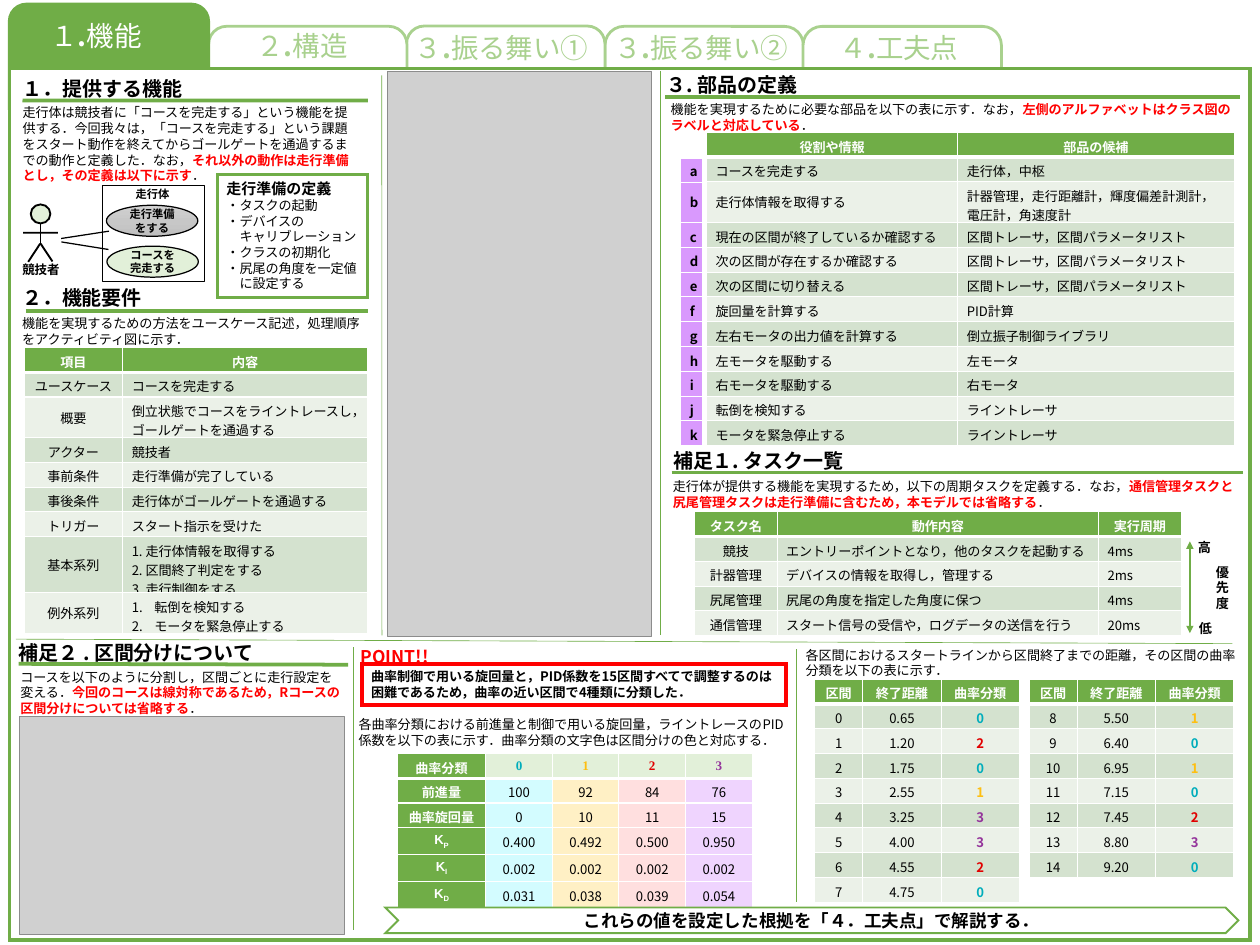
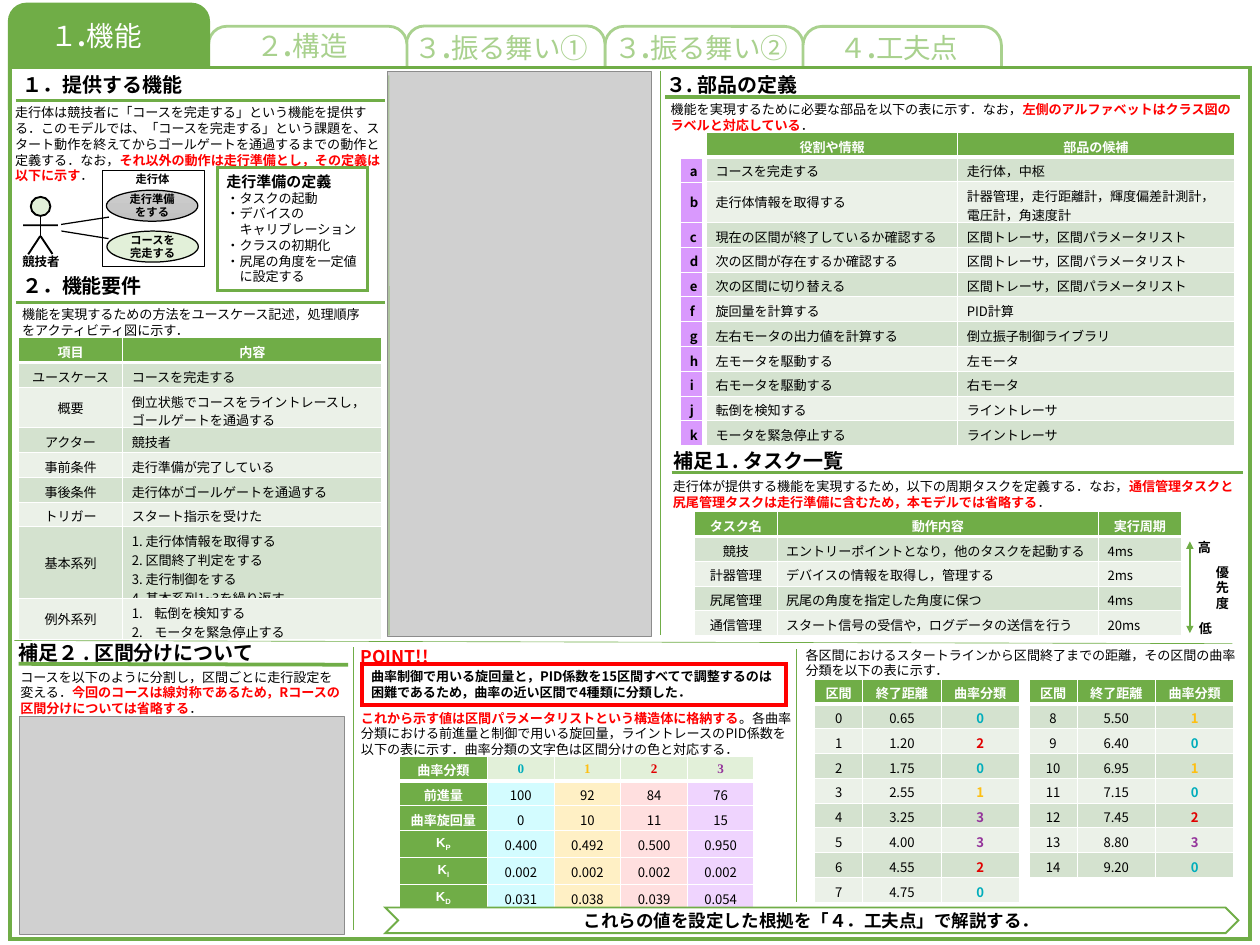
Before and after one commit to akita-lab-2019/model, a slide deck: slide 1 of 完成モデル/機能モデル.pptx. Drawn at 1260x945 pixels with LibreOffice and Linux fonts; fonts in the diff are those of the drawing; grey boxes stand for pictures. Boxes give left, top, right and bottom in pixels: in the first picture for what was removed or moved away, otherwise in the second. Text is boxed around its words. In the diff, an @@ line names an element or a change of style, - is before the commit and + after.

Commit message:
update: 機能モデルがんばった

```diff
--- a/完成モデル/機能モデル.pptx
+++ b/完成モデル/機能モデル.pptx
@@ line moved from (382, 76) - (382, 635) to (389, 76) - (389, 635) @@
@@ text at [15, 106, 380, 182]: text changed @@
-走行体は競技者に「コースを完走する」という機能を提供する．今回我々は，「コースを完走する」という課題をスタート動作を終えてからゴールゲートを通過するまでの動作と定義した．なお，それ以外の動作は走行準備とし，その定義は以下に示す．
+走行体は競技者に「コースを完走する」という機能を提供する．このモデルでは、「コースを完走する」という課題を、スタート動作を終えてからゴールゲートを通過するまでの動作と定義する．なお，それ以外の動作は走行準備とし，その定義は以下に示す．
@@ line moved from (22, 101) - (368, 101) to (16, 101) - (385, 101) @@
@@ 2 ellipses, 1 text, 1 line, 1 rectangle: place and size @@
-2 ellipses, 1 text, 1 line, 1 rectangle at [61, 186, 204, 283]
+2 ellipses, 1 text, 1 line, 1 rectangle at [61, 171, 204, 267]
@@ 3 lines, 2 texts, 1 rectangle: place and size @@
-3 lines, 2 texts, 1 rectangle at [22, 175, 368, 345]
+3 lines, 2 texts, 1 rectangle at [22, 167, 368, 339]
@@ 2 texts, 2 lines, 1 ellipse: place and size @@
-2 texts, 2 lines, 1 ellipse at [22, 79, 182, 278]
+2 texts, 2 lines, 1 ellipse at [22, 75, 182, 270]
@@ line moved from (26, 311) - (367, 311) to (16, 302) - (385, 302) @@
@@ table at [18, 338, 382, 645] @@
-row 8, column 2: 1. 走行体情報を取得する / 2. 区間終了判定をする / 3. 走行制御をする
+row 8, column 2: 1. 走行体情報を取得する / 2. 区間終了判定をする / 3. 走行制御をする / 4. 基本系列1~3を繰り返す
@@ table: place and size @@
-table at [24, 347, 368, 636]
+table at [18, 338, 382, 645]
@@ text at [361, 712, 791, 758]: text changed @@
-各曲率分類における前進量と制御で用いる旋回量，ライントレースのPID係数を以下の表に示す．曲率分類の文字色は区間分けの色と対応する．
+これから示す値は区間パラメータリストという構造体に格納する。各曲率分類における前進量と制御で用いる旋回量，ライントレースのPID係数を以下の表に示す．曲率分類の文字色は区間分けの色と対応する．
@@ table: place and size @@
-table at [398, 753, 752, 905]
+table at [400, 756, 754, 912]
```
